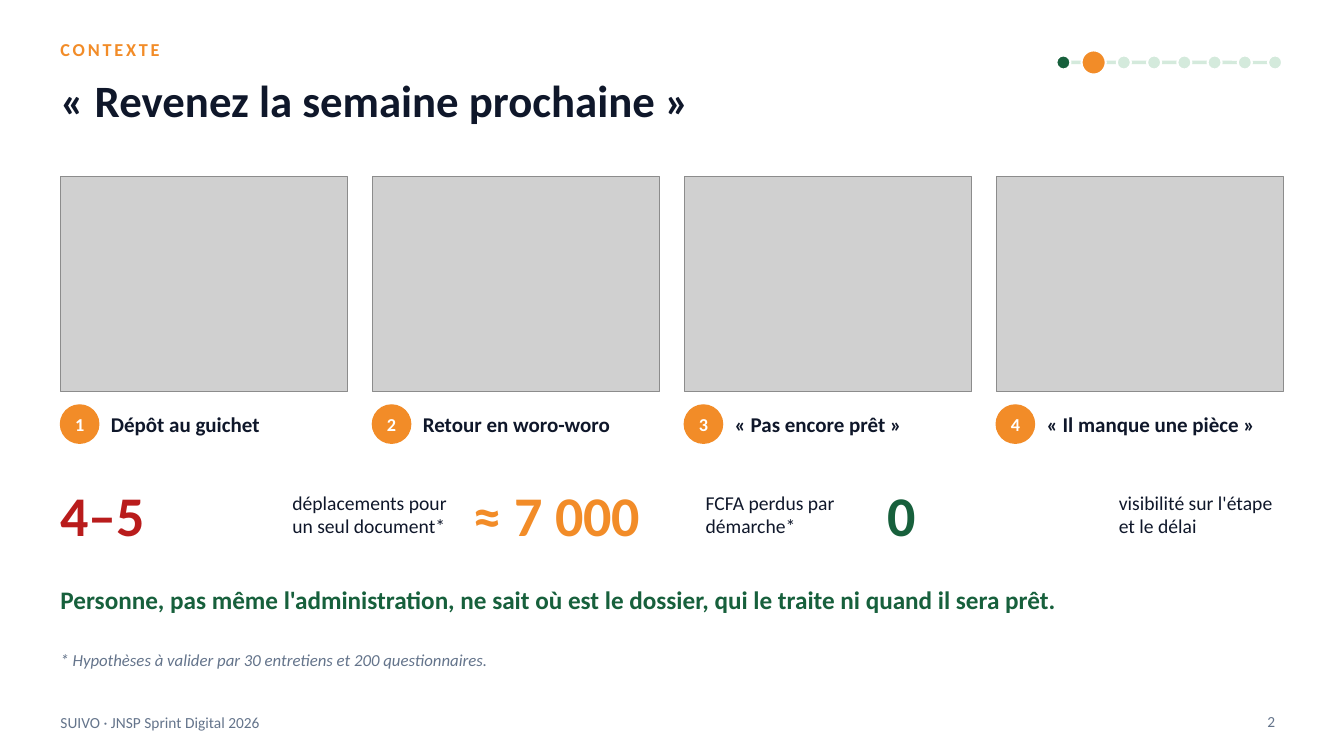
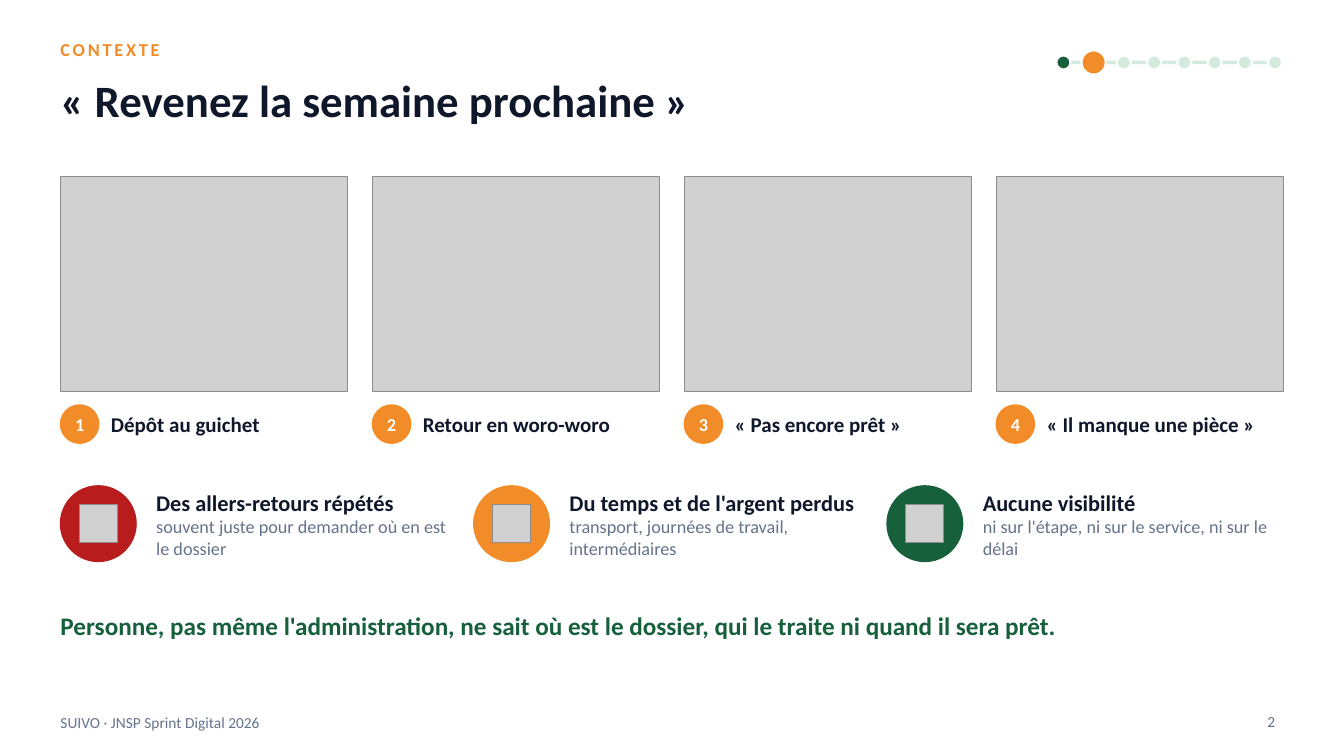
Before and after one commit to karl94/blog, a slide deck: slide 2 of jnsp-sprint-digital/08-pitch-deck/SUIVO-pitch-illustre.pptx. Drawn at 1344x756 pixels with LibreOffice and Linux fonts; fonts in the diff are those of the drawing; grey boxes stand for pictures. Boxes give left, top, right and bottom in pixels: in the first picture for what was removed or moved away, otherwise in the second. Text is boxed around its words. In the diff, an @@ line names an element or a change of style, - is before the commit and + after.

```diff
--- a/jnsp-sprint-digital/08-pitch-deck/SUIVO-pitch-illustre.pptx
+++ b/jnsp-sprint-digital/08-pitch-deck/SUIVO-pitch-illustre.pptx
@@ text removed at bbox=[60, 499, 144, 537] @@
-4–5
@@ ellipse added at bbox=[60, 486, 136, 562], fill #B91C1C, outline #B91C1C 1 pt @@
@@ picture added at bbox=[80, 505, 118, 543] @@
@@ text added at bbox=[156, 495, 446, 555], 13 pt, text #64748B @@
+Des allers-retours répétés
+souvent juste pour demander où en est le dossier
@@ text removed at bbox=[292, 496, 447, 533] @@
-déplacements pour un seul document*
@@ ellipse added at bbox=[474, 486, 549, 562], fill #F28C28, outline #F28C28 1 pt @@
@@ picture added at bbox=[493, 505, 531, 543] @@
@@ text removed at bbox=[514, 499, 640, 537] @@
-≈ 7 000
@@ text added at bbox=[569, 495, 854, 555], 13 pt, text #64748B @@
+Du temps et de l'argent perdus
+transport, journées de travail, intermédiaires
@@ text removed at bbox=[706, 496, 835, 533] @@
-FCFA perdus par démarche*
@@ text removed at bbox=[887, 499, 915, 537] @@
-0
@@ ellipse added at bbox=[887, 486, 963, 562], fill #17603C, outline #17603C 1 pt @@
@@ picture added at bbox=[906, 505, 945, 543] @@
@@ text at bbox=[983, 495, 1267, 555]: text changed; size 14 to 13 pt; text colour #0F172A to #64748B @@
-visibilité sur l'étape et le délai
+Aucune visibilité
+ni sur l'étape, ni sur le service, ni sur le délai
@@ text "Personne, pas même l'administration, ne ...": place and size @@
-text "Personne, pas même l'administration, ne ..." at bbox=[60, 591, 1055, 613]
+text "Personne, pas même l'administration, ne ..." at bbox=[60, 617, 1055, 639]
@@ text removed at bbox=[73, 654, 487, 669] @@
-* Hypothèses à valider par 30 entretiens et 200 questionnaires.
```
Also in this commit, not shown: 4 other slides changed, 1 slide added, 1 slide removed, 7 other files.
